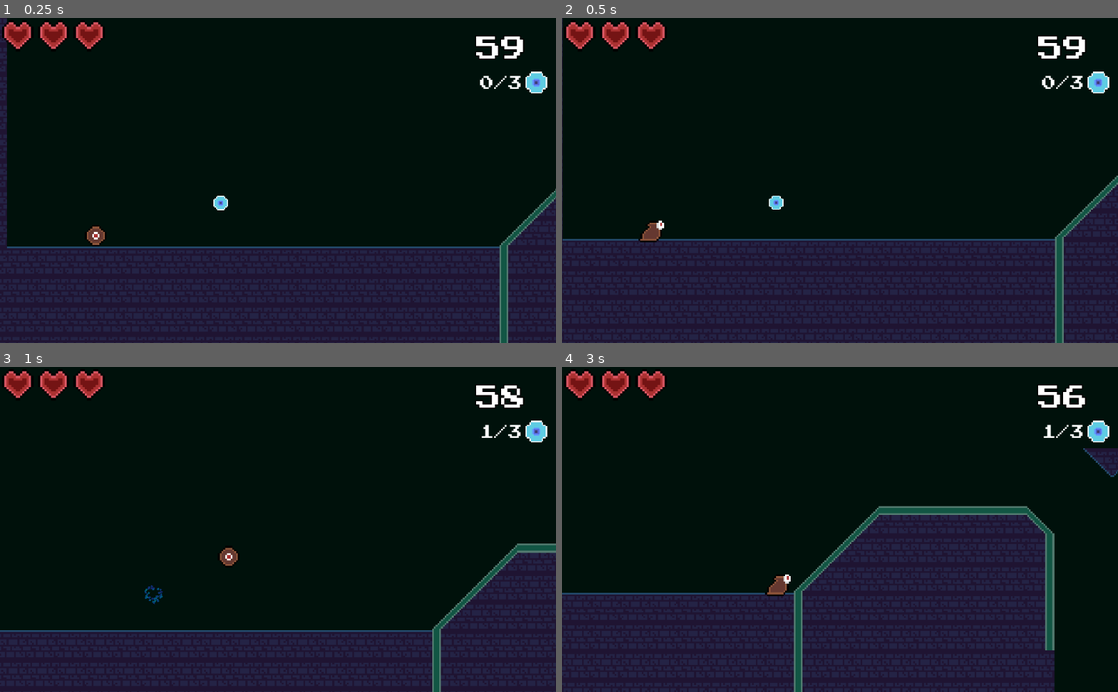
Above: before the commit, frames 1-4 (two rows, left to right).
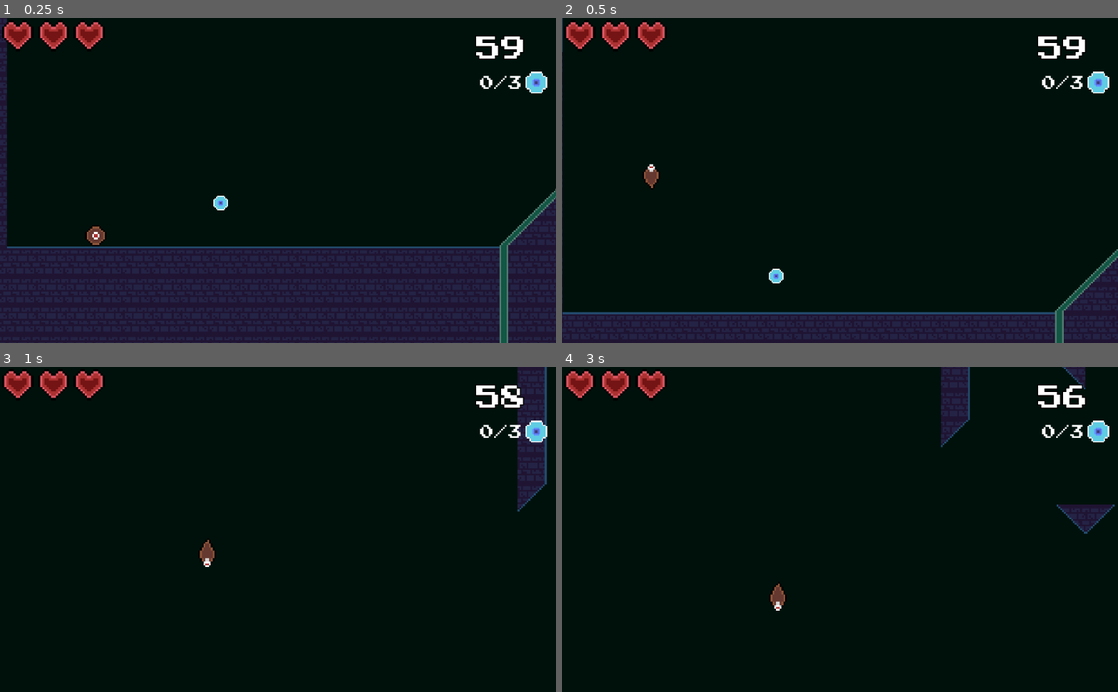
Above: after the commit, the same moments.

Repository: Shoter99/GameJamFirst
Game: Godot game, scene res://levels/Level1.tscn
Same seed, same stepped clock (60 frames per second), same inputs: the game is played once before the commit and once after it. This scene is started directly instead of the project's main scene.
Inputs (mouse positions are in pixels of both pictures, inside the frame that each line leads up to):
- Up to frame 1 (0.25 s): no input
- Up to frame 2 (0.5 s): no input
- Up to frame 3 (1 s): move the mouse to (400, 513) at 0.52 s; hold Right (move_right) from 0.53 s (still down); hold Shift (Slide) from 0.53 s (still down); tap Space (jump) at 0.77 s
- Up to frame 4 (3 s): move the mouse to (728, 545) at 1.27 s; release Shift (Slide) at 1.28 s; click (728, 545) at 1.35 s; tap Space (jump) at 1.52 s; move the mouse to (895, 458) at 2.02 s; release Right (move_right) at 2.03 s; hold Left (move_left) 2.03-2.78 s; tap F (fire) at 2.1 s; move the mouse to (812, 594) at 2.77 s; hold Right (move_right) from 2.78 s (still down); right-click (812, 594) at 2.85 s

Frame 1 is identical in both runs. In frame 2, 24% of the frame differs, in the area x 0-100%, y 0-92%; in frame 3, 25%; in frame 4, 40%, in the area x 0-100%, y 0-100%.

Commit message:
Adjusted layers and masks

Diff:
--- /dev/null
+++ b/entities/enemy/EnemyTurret/EnemyTurret.tscn
@@ -0,0 +1,18 @@
+[gd_scene load_steps=3 format=2]
+
+[ext_resource path="res://Sprites/enemy turret/enemy_ameba_2.png" type="Texture" id=1]
+
+[sub_resource type="RectangleShape2D" id=1]
+extents = Vector2( 7, 6 )
+
+[node name="Enemy" type="Node2D"]
+
+[node name="EnemyAmeba2" type="Sprite" parent="."]
+position = Vector2( 0, -8 )
+texture = ExtResource( 1 )
+
+[node name="Area2D" type="Area2D" parent="EnemyAmeba2"]
+
+[node name="CollisionShape2D" type="CollisionShape2D" parent="EnemyAmeba2/Area2D"]
+position = Vector2( 0, 2 )
+shape = SubResource( 1 )
--- a/entities/enemy/LeftRightEnemy/EnemyBouncer.tscn
+++ /dev/null
@@ -1,18 +0,0 @@
-[gd_scene load_steps=3 format=2]
-
-[sub_resource type="GDScript" id=2]
-script/source = "extends Node2D
-"
-
-[sub_resource type="RectangleShape2D" id=1]
-
-[node name="EnemyBouncer" type="Node2D"]
-script = SubResource( 2 )
-
-[node name="EnemyBouncerArea" type="Area2D" parent="."]
-collision_layer = 128
-collision_mask = 0
-
-[node name="CollisionShape2D" type="CollisionShape2D" parent="EnemyBouncerArea"]
-position = Vector2( 0, -11 )
-shape = SubResource( 1 )
--- a/entities/enemy/LeftRightEnemy/LeftRightEnemy.gd
+++ b/entities/enemy/LeftRightEnemy/LeftRightEnemy.gd
@@ -23,18 +23,18 @@
 	move_and_collide(vel)
 
 func _on_playerDetector_body_entered(body):
-	player.velocity.y = -350
+	player.velocity.y = -450
 	self.hurt_and_die(1)
+	bounce()
 
 func _on_playerKiller_body_entered(body):
 	if body.name == "Player":
 		Global.update_life(-slimeDmg)
 		#print(Global.life)
-		player.velocity.y = -350
+		player.velocity.y = -450
 		#player.velocity.x = -350# * sign(self.position.x-player.position.x)
 
-func _on_BounceSenceArea_body_entered(body):
-	print(body.name)
+
 			#bounce()
 
 func bounce():
--- a/entities/enemy/LeftRightEnemy/LeftRightEnemy.tscn
+++ b/entities/enemy/LeftRightEnemy/LeftRightEnemy.tscn
@@ -28,12 +28,13 @@
 [node name="Node2D" type="Node2D"]
 
 [node name="LeftRightEnemySlime" type="KinematicBody2D" parent="."]
-collision_layer = 16
+collision_layer = 2
+collision_mask = 2
 script = ExtResource( 2 )
 
 [node name="BounceDetectorArea" type="Area2D" parent="LeftRightEnemySlime"]
 collision_layer = 0
-collision_mask = 129
+collision_mask = 128
 
 [node name="BounceDetectorShape" type="CollisionShape2D" parent="LeftRightEnemySlime/BounceDetectorArea"]
 position = Vector2( 0, -4.5 )
@@ -48,6 +49,7 @@
 
 [node name="playerKiller" type="Area2D" parent="LeftRightEnemySlime"]
 position = Vector2( 0, -3.5 )
+collision_layer = 0
 
 [node name="PlayerkillerShape" type="CollisionShape2D" parent="LeftRightEnemySlime/playerKiller"]
 modulate = Color( 0.545098, 0.0431373, 0.0431373, 1 )
--- a/enviroment/level prefab/Level test.tscn
+++ b/enviroment/level prefab/Level test.tscn
@@ -2,7 +2,7 @@
 
 [ext_resource path="res://Player/Player.tscn" type="PackedScene" id=1]
 [ext_resource path="res://enviroment/blocks.png" type="Texture" id=2]
-[ext_resource path="res://entities/enemy/Enemy.tscn" type="PackedScene" id=3]
+[ext_resource path="res://entities/enemy/LeftRightEnemy/LeftRightEnemy.tscn" type="PackedScene" id=3]
 [ext_resource path="res://enviroment/Collectable.tscn" type="PackedScene" id=4]
 [ext_resource path="res://enviroment/Camera2D.tscn" type="PackedScene" id=5]
 [ext_resource path="res://Timer.tscn" type="PackedScene" id=6]
@@ -235,8 +235,10 @@
 [node name="TileMap" type="TileMap" parent="."]
 tile_set = SubResource( 1 )
 cell_size = Vector2( 16, 16 )
+collision_layer = 130
+collision_mask = 0
 format = 1
-tile_data = PoolIntArray( 851986, 9, 0, 851987, 9, 0, 851988 …(1099 unchanged characters)…  1048615, 9, 0, 1048616, 9, 0, 1114118, 7, 0, 1114149, 8, 0, 1114150, 9, 0, 11141 …(1840 unchanged characters)…
+tile_data = PoolIntArray( 851986, 9, 0, 851987, 9, 0, 851988 …(1099 unchanged characters)…  1048615, 9, 0, 1048616, 9, 0, 1114118, 1, 0, 1114149, 8, 0, 1114150, 9, 0, 11141 …(1840 unchanged characters)…
 
 [node name="Collectable" parent="." instance=ExtResource( 4 )]
 position = Vector2( 356, 317 )
@@ -251,11 +253,11 @@
 
 [node name="Camera2D" parent="Player" instance=ExtResource( 5 )]
 
-[node name="Node2D2" parent="." instance=ExtResource( 3 )]
-position = Vector2( 216, 322 )
-
 [node name="Collectable" parent="." instance=ExtResource( 4 )]
 position = Vector2( 356, 317 )
 
 [node name="Timer" parent="." instance=ExtResource( 6 )]
 position = Vector2( 68, 327 )
+
+[node name="Node2D" parent="." instance=ExtResource( 3 )]
+position = Vector2( 184, 335 )
